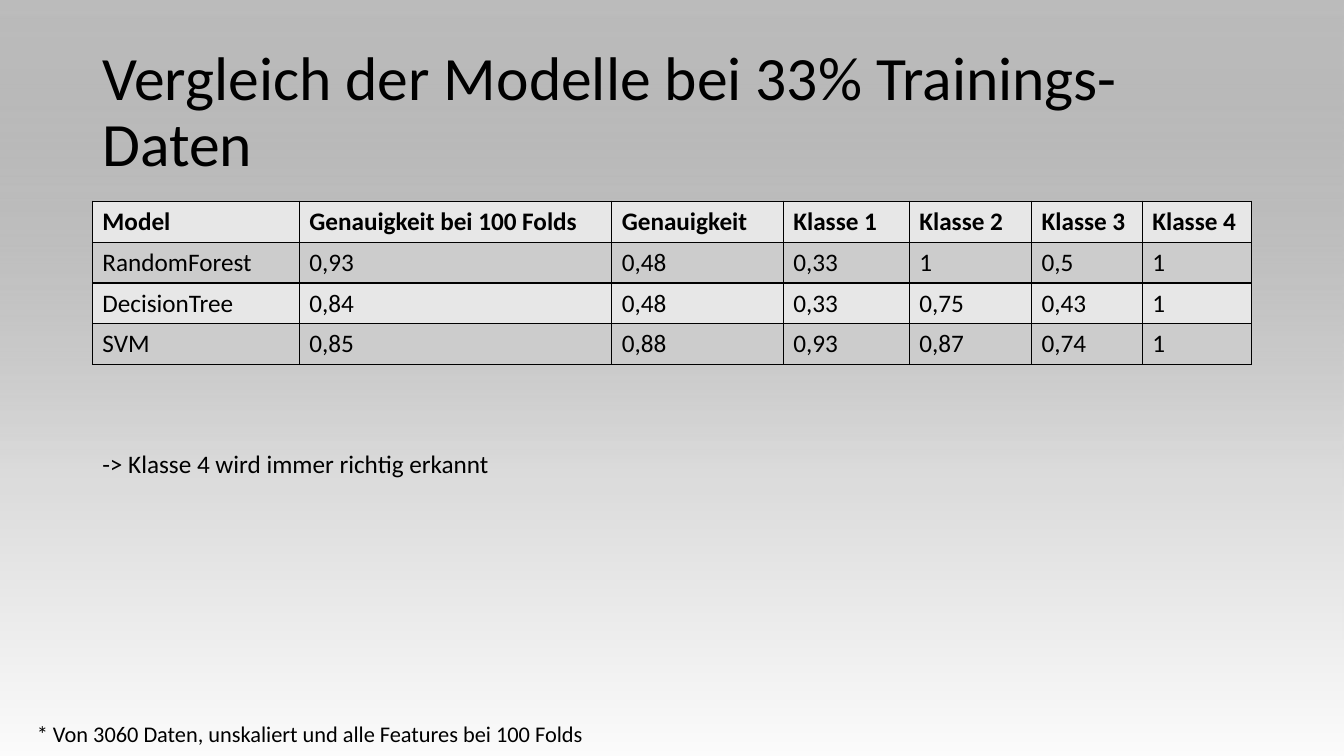
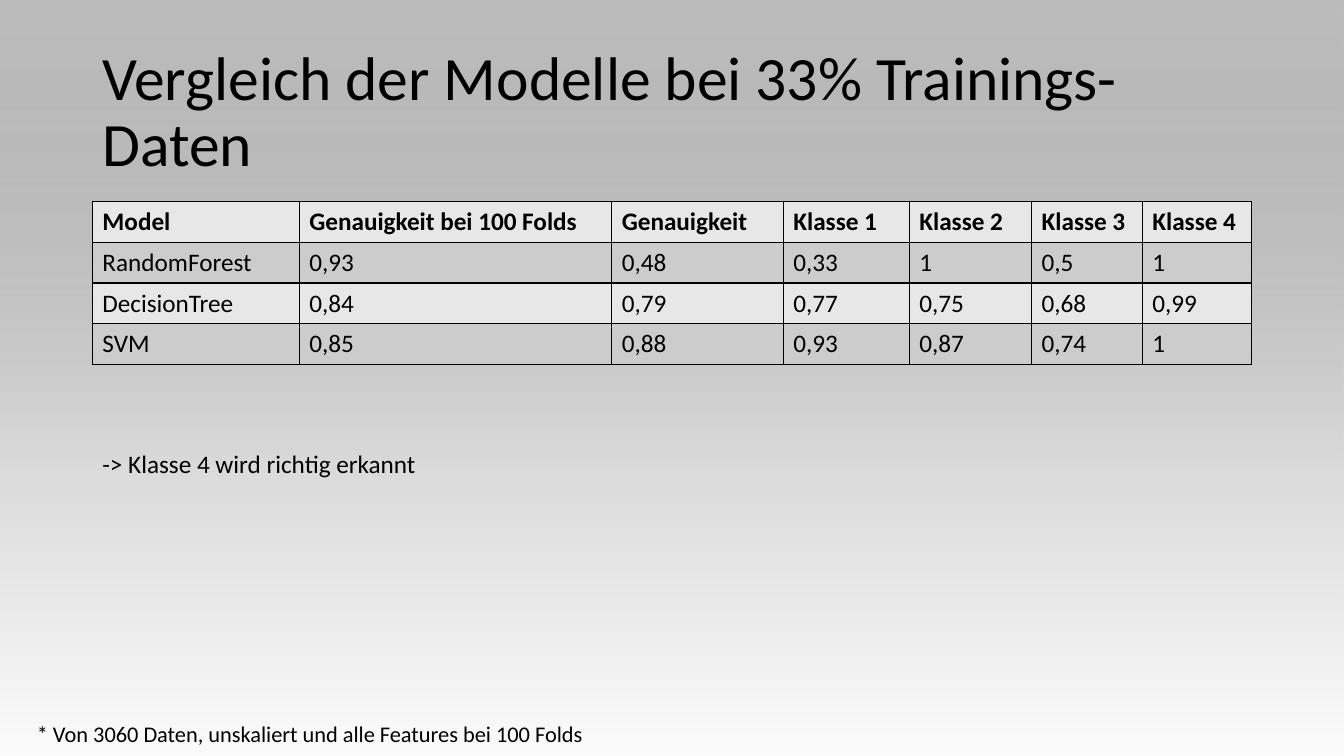
Before and after one commit to Waffenfliege/MLProject-UnknownData, a slide deck: slide 7 of Präsentation ML HARB.pptx. Drawn at 1344x756 pixels with LibreOffice and Linux fonts; fonts in the diff are those of the drawing. Boxes give left, top, right and bottom in pixels: in the first picture for what was removed or moved away, otherwise in the second. Text is boxed around its words. In the diff, an @@ line names an element or a change of style, - is before the commit and + after.

```diff
--- a/Präsentation ML HARB.pptx
+++ b/Präsentation ML HARB.pptx
@@ table at [93, 202, 1251, 365] @@
-row 3: DecisionTree | 0,84 | 0,48 | 0,33 | 0,75 | 0,43 | 1
+row 3: DecisionTree | 0,84 | 0,79 | 0,77 | 0,75 | 0,68 | 0,99
@@ text at [128, 455, 415, 478]: text changed @@
--> Klasse 4 wird immer richtig erkannt
+-> Klasse 4 wird richtig erkannt
```
Also in this commit, not shown: 1 other slide changed.
